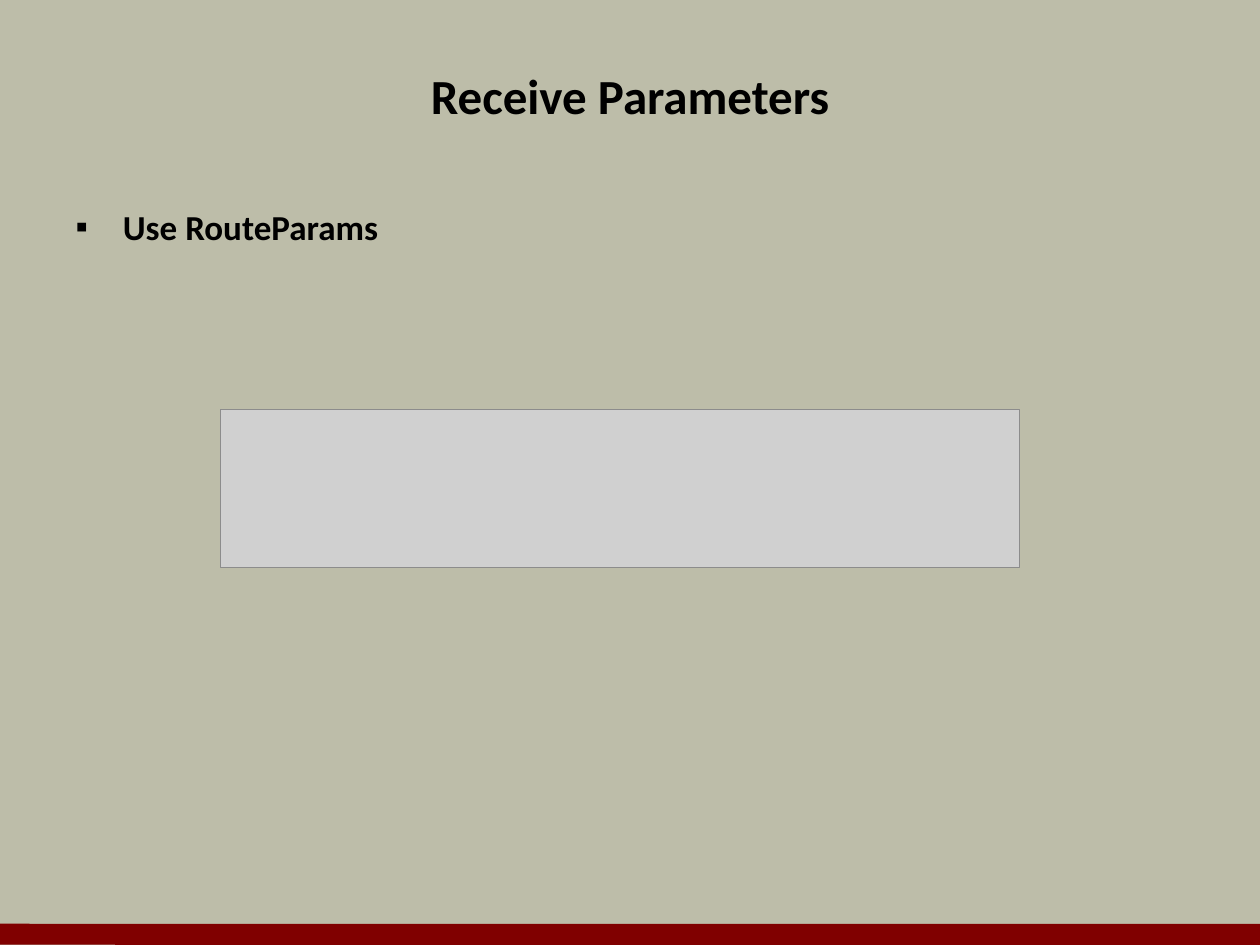
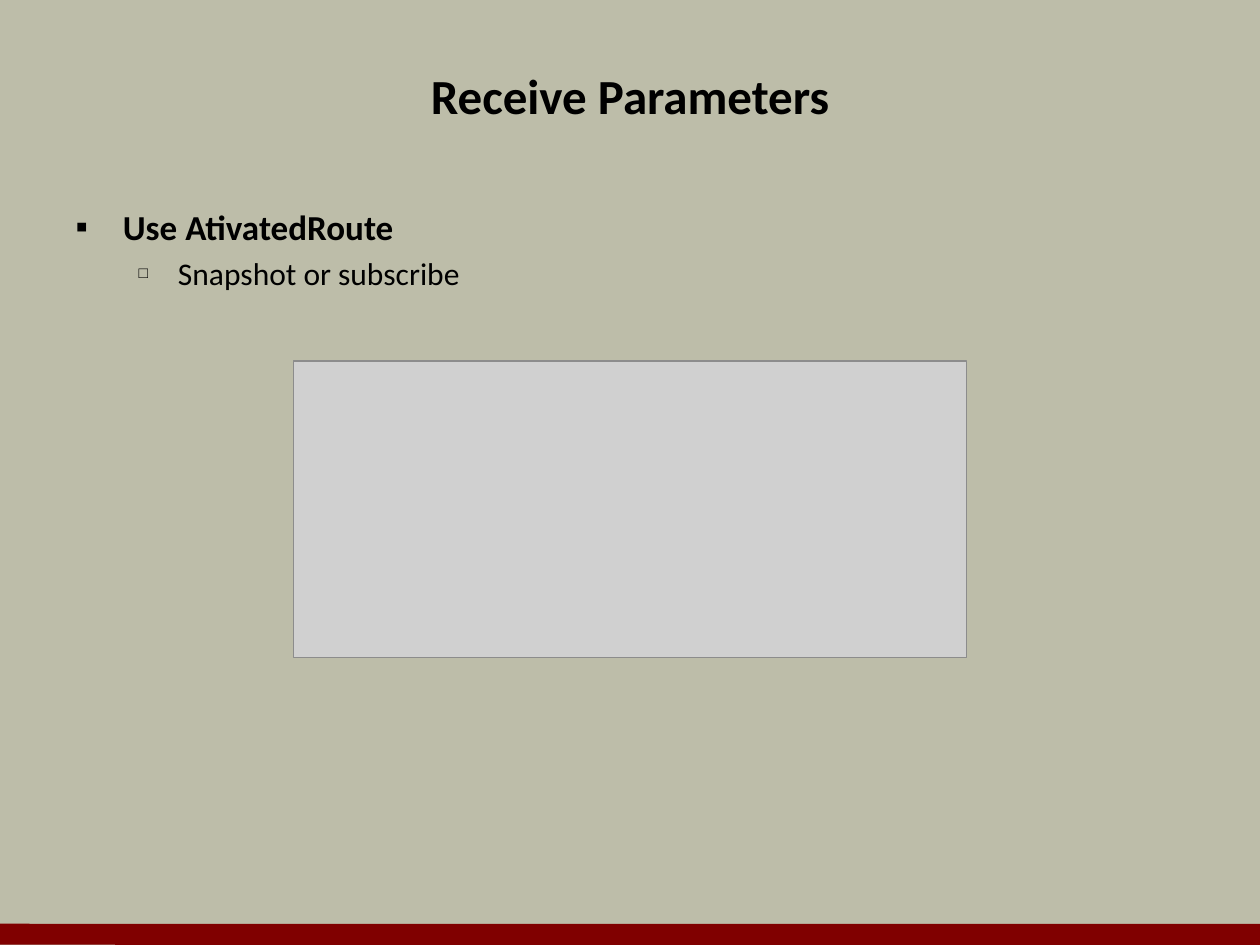
Before and after one commit to OdeToCode/classes, a slide deck: slide 8 of angular2/slides/03_Routing.pptx (slide 9 before the commit). Drawn at 1260x945 pixels with LibreOffice and Linux fonts; fonts in the diff are those of the drawing; grey boxes stand for pictures; background and template pictures are left out. Boxes give left, top, right and bottom in pixels: in the first picture for what was removed or moved away, otherwise in the second. Text is boxed around its words. In the diff, an @@ line names an element or a change of style, - is before the commit and + after.

```diff
--- a/angular2/slides/03_Routing.pptx
+++ b/angular2/slides/03_Routing.pptx
@@ text at box(123, 215, 459, 290): text changed; size 20 to 18 pt; bold off @@
-▪ Use RouteParams
+▪ Use AtivatedRoute
+  □ Snapshot or subscribe
@@ picture added at box(294, 360, 966, 656) @@
@@ picture removed at box(220, 410, 1019, 568) @@
```
Also in this commit, not shown: 7 other slides changed, 1 slide added, 2 slides removed, 1 other file.
